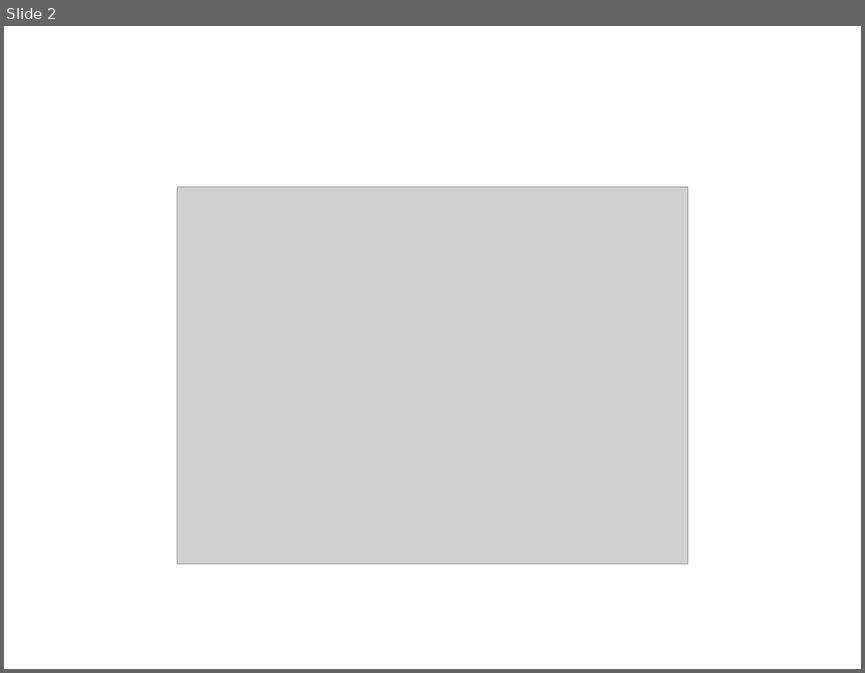
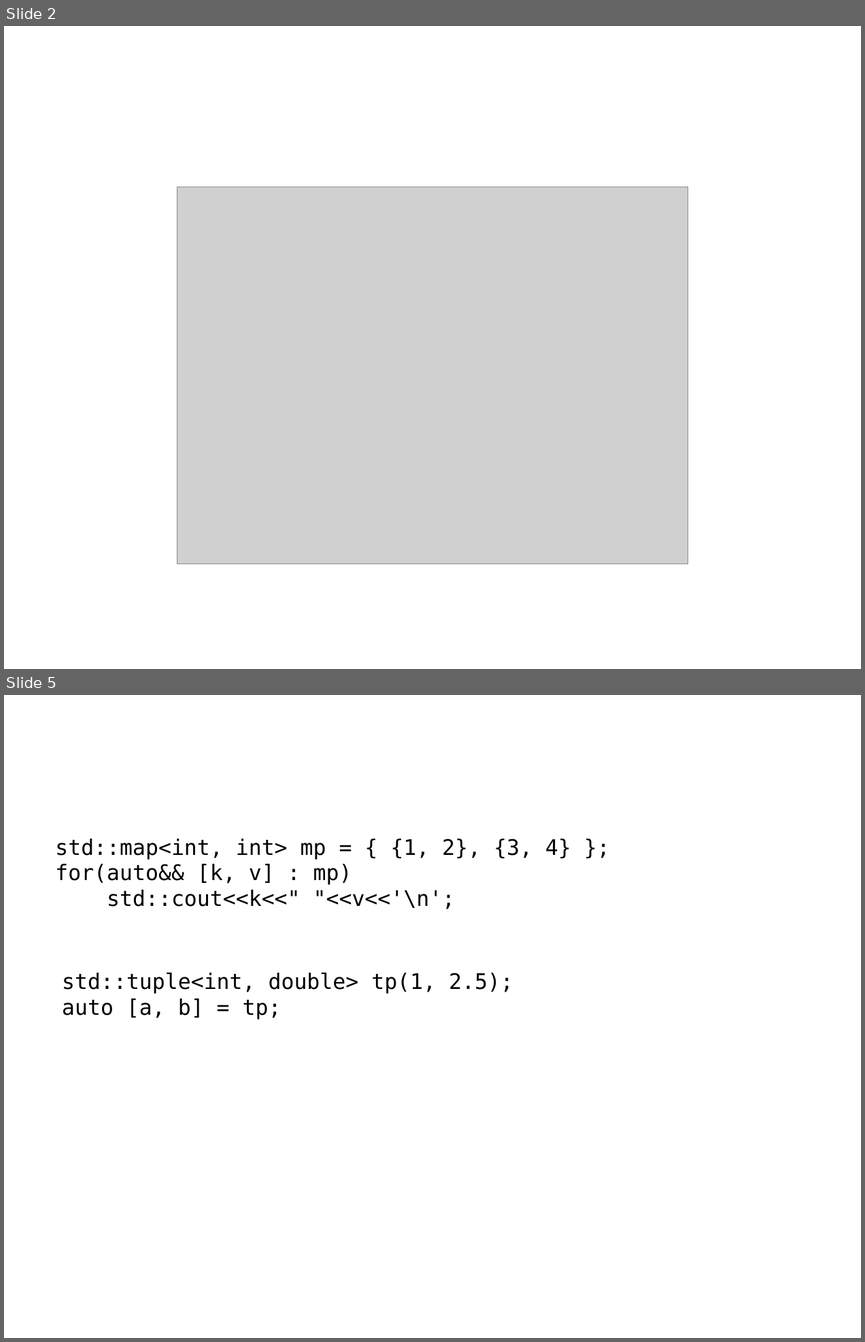
Before and after one commit to qicosmos/cppcon2017, a slide deck: CPP-Summit.pptx. Shown one above the other, each under a label of ours: slide 2 before the commit, slides 2 and 5 after it; the slides between them are not shown. The pictures are 865x673 and 865x1342 pixels, drawn with LibreOffice and Linux fonts; fonts in the diff are those of the drawing; grey boxes stand for pictures; background and template pictures are left out. Boxes give left, top, right and bottom in pixels: in the first picture for what was removed or moved away, otherwise in the second. Text is boxed around its words. In the diff, an @@ line names an element or a change of style, - is before the commit and + after.

```diff
--- a/CPP-Summit.pptx
+++ b/CPP-Summit.pptx
@@ slide 5 added at <box>4,695,861,1338</box>, background #FFFFFF @@
@@ text added at <box>29,724,644,763</box>, 24 pt, text #FFFFFF @@
+Structured Binding
@@ text added at <box>55,838,571,909</box>, 18 pt, text #000000 @@
+std::map<int, int> mp = { {1, 2}, {3, 4} };
+for(auto&& [k, v] : mp)
+std::cout<<k<<" "<<v<<'\n';
@@ text added at <box>62,972,513,1019</box>, 18 pt, text #000000 @@
+std::tuple<int, double> tp(1, 2.5);
+auto [a, b] = tp;
```
Also in this commit, not shown: 3 slides changed, 4 other slides added, 1 slide removed.
